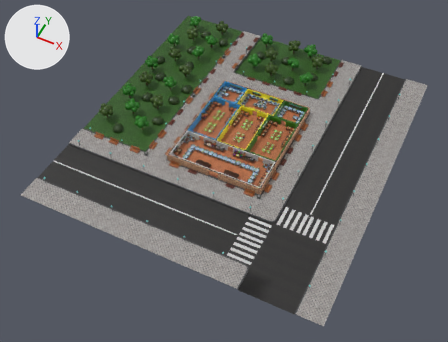
The FBX model Assets/Models/Shop/Shop.fbx, before and after one commit.
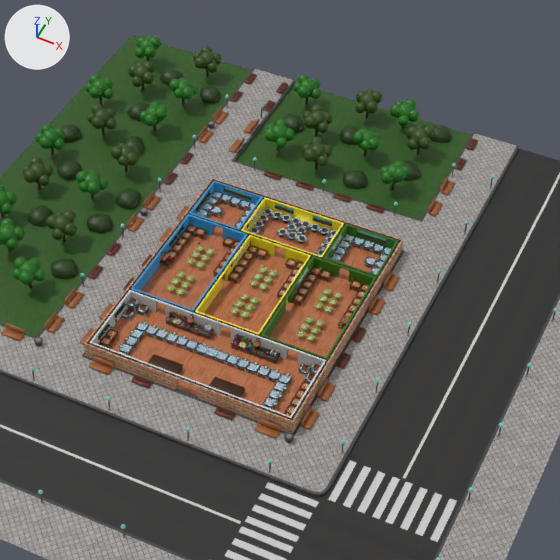
There are two pictures of each version: one whole from a 50 mm lens placed at (74.0, -163.3, 178.7), pointed at (-0.7, -13.9, -8.0), one close up on the part from 29% to 85% of the width and 0% to 74% of the height. Every picture has the same lights, and +X, +Y and +Z are marked at upper left. Where no turn or scale is listed for an object, it has been applied to the vertices. Vertices at the same position are counted once.

The first close-up shows 'FlowerShop', 'FlowerShopLightAndGlass'.
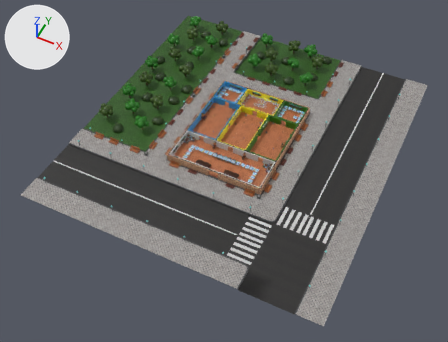
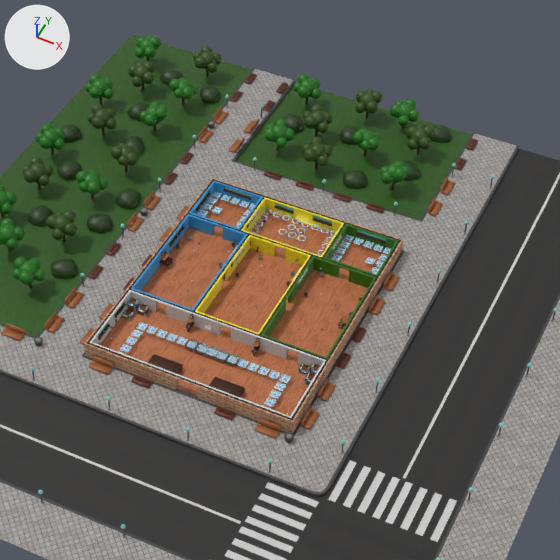
Edits to the bpy script that builds the scene:
```text
Change me_flowershop:
    used by ob_flowershop; location = (0.0, 0.0, 0.0)
    remove me_flowershop.from_pydata(...)  # 47765 vertices, 37400 faces; spans x -60.0..60.0, y -65.0..65.0, z -0.5..6.1
    add me_flowershop.from_pydata(...)  # 27669 vertices, 23492 faces; spans x -60.0..60.0, y -65.0..65.0, z -0.5..6.1
    me_flowershop part 1: 1091 loose pieces with 18966 vertices, spanning x -18.9..19.0, y -24.0..24.0, z 0.0..2.6, are deleted
    me_flowershop part 2: 70 vertices moved within x -17.7..17.7, y -14.2..22.1, z 0.9..1.9; 1130 vertices removed from x -18.9..17.8, y -14.2..24.0, z 0.0..1.9
```

Changed parts and their boxes (x1, y1, x2, y2) in the close-ups (560 x 560 px):
part 1 of me_flowershop, deleted (brown): before (99, 191, 392, 416)
part 2 of me_flowershop, cut back: before (187, 197, 385, 361)
